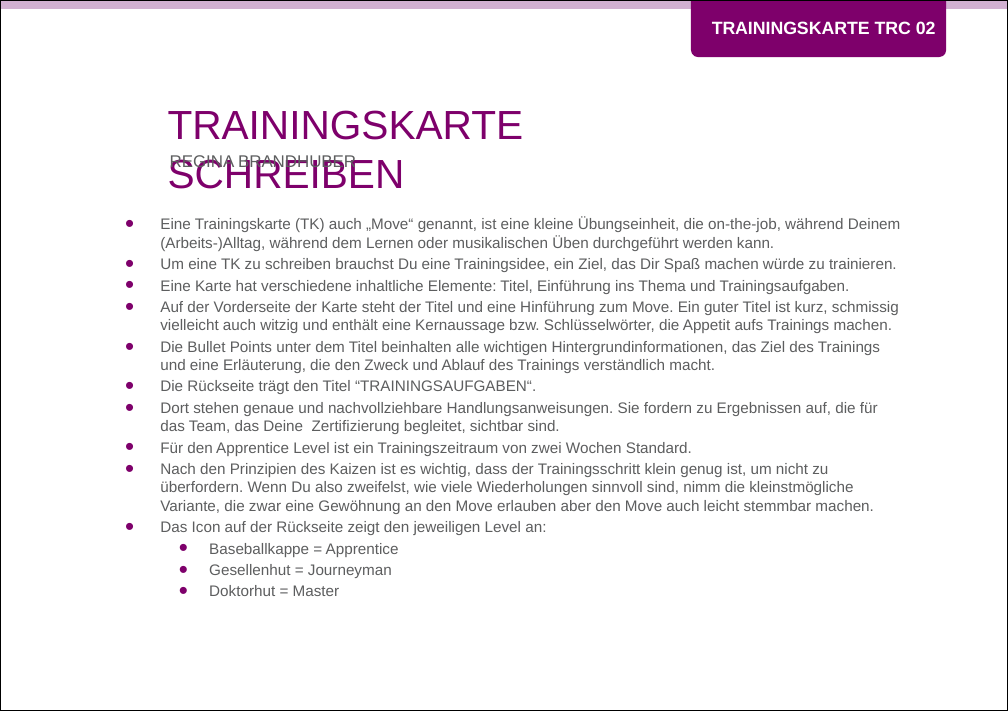
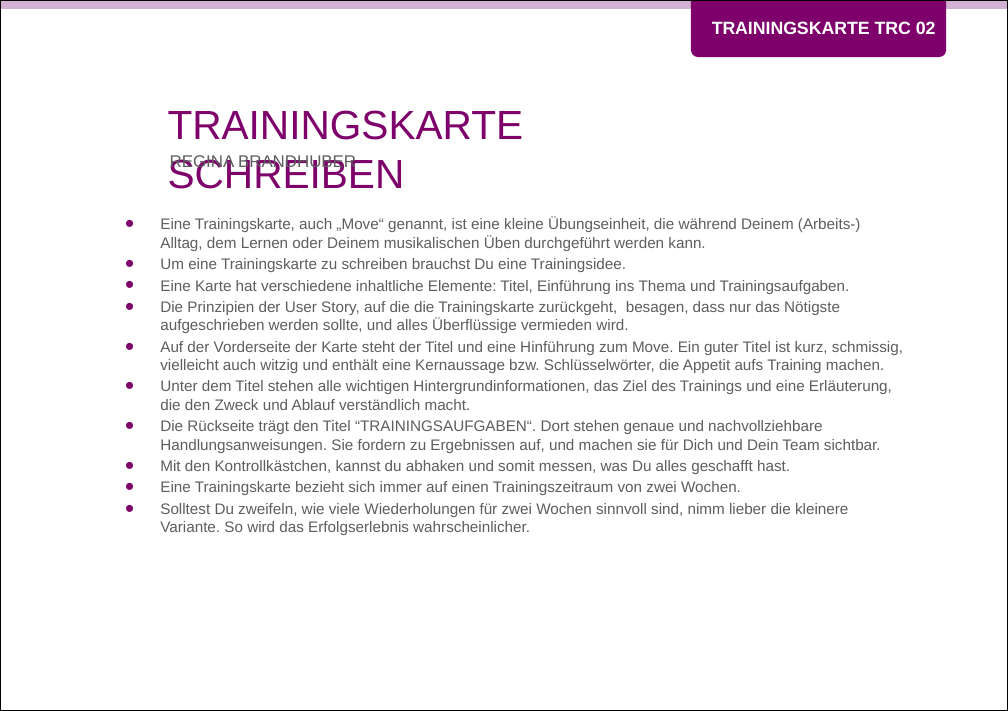
Before and after one commit to Teamtool/training-materials, a slide deck: slide 1 of training-cards/music moves/Training Cards (TRC)/ger/apprentice/ger_TRC_02_Trainingskarten_schreiben_MM_A.pptx. Drawn at 1008x711 pixels with LibreOffice and Linux fonts; fonts in the diff are those of the drawing; background and template pictures are left out. Boxes give left, top, right and bottom in pixels: in the first picture for what was removed or moved away, otherwise in the second. Text is boxed around its words. In the diff, an @@ line names an element or a change of style, - is before the commit and + after.

Commit message:
TCR 02 Trainingskarten schreiben
Für die Promotion angepasst

```diff
--- a/training-cards/music moves/Training Cards (TRC)/ger/apprentice/ger_TRC_02_Trainingskarten_schreiben_MM_A.pptx
+++ b/training-cards/music moves/Training Cards (TRC)/ger/apprentice/ger_TRC_02_Trainingskarten_schreiben_MM_A.pptx
@@ text at (160, 217, 861, 272): text changed @@
-• Eine Trainingskarte (TK) auch „Move“ genannt, ist eine kleine Übungseinheit, die on-the-job, während Deinem (Arbeits-)Alltag, während dem Lernen oder musikalischen Üben durchgeführt werden kann.
-• Um eine TK zu schreiben brauchst Du eine Trainingsidee, ein Ziel, das Dir Spaß machen würde zu trainieren.
+• Eine Trainingskarte, auch „Move“ genannt, ist eine kleine Übungseinheit, die während Deinem (Arbeits-) Alltag, dem Lernen oder Deinem musikalischen Üben durchgeführt werden kann.
+• Um eine Trainingskarte zu schreiben brauchst Du eine Trainingsidee.
@@ text at (160, 301, 903, 535): text changed @@
-• Auf der Vorderseite der Karte steht der Titel und eine Hinführung zum Move. Ein guter Titel ist kurz, schmissig vielleicht auch witzig und enthält eine Kernaussage bzw. Schlüsselwörter, die Appetit aufs Trainings machen.
-• Die Bullet Points unter dem Titel beinhalten alle wichtigen Hintergrundinformationen, das Ziel des Trainings und eine Erläuterung, die den Zweck und Ablauf des Trainings verständlich macht.
-• Die Rückseite trägt den Titel “TRAININGSAUFGABEN“.
-• Dort stehen genaue und nachvollziehbare Handlungsanweisungen. Sie fordern zu Ergebnissen auf, die für das Team, das Deine Zertifizierung begleitet, sichtbar sind.
-• Für den Apprentice Level ist ein Trainingszeitraum von zwei Wochen Standard.
-• Nach den Prinzipien des Kaizen ist es wichtig, dass der Trainingsschritt klein genug ist, um nicht zu überfordern. Wenn Du also zweifelst, wie viele Wiederholungen sinnvoll sind, nimm die kleinstmögliche Variante, die zwar eine Gewöhnung an den Move erlauben aber den Move auch leicht stemmbar machen.
-• Das Icon auf der Rückseite zeigt den jeweiligen Level an:
-  • Baseballkappe = Apprentice
-  • Gesellenhut = Journeyman
-  • Doktorhut = Master
+• Die Prinzipien der User Story, auf die die Trainingskarte zurückgeht, besagen, dass nur das Nötigste aufgeschrieben werden sollte, und alles Überflüssige vermieden wird.
+• Auf der Vorderseite der Karte steht der Titel und eine Hinführung zum Move. Ein guter Titel ist kurz, schmissig, vielleicht auch witzig und enthält eine Kernaussage bzw. Schlüsselwörter, die Appetit aufs Training machen.
+• Unter dem Titel stehen alle wichtigen Hintergrundinformationen, das Ziel des Trainings und eine Erläuterung, die den Zweck und Ablauf verständlich macht.
+• Die Rückseite trägt den Titel “TRAININGSAUFGABEN“. Dort stehen genaue und nachvollziehbare Handlungsanweisungen. Sie fordern zu Ergebnissen auf, und machen sie für Dich und Dein Team sichtbar.
+• Mit den Kontrollkästchen, kannst du abhaken und somit messen, was Du alles geschafft hast.
+• Eine Trainingskarte bezieht sich immer auf einen Trainingszeitraum von zwei Wochen.
+• Solltest Du zweifeln, wie viele Wiederholungen für zwei Wochen sinnvoll sind, nimm lieber die kleinere Variante. So wird das Erfolgserlebnis wahrscheinlicher.
```
Also in this commit, not shown: 1 other slide changed, 1 other file.
